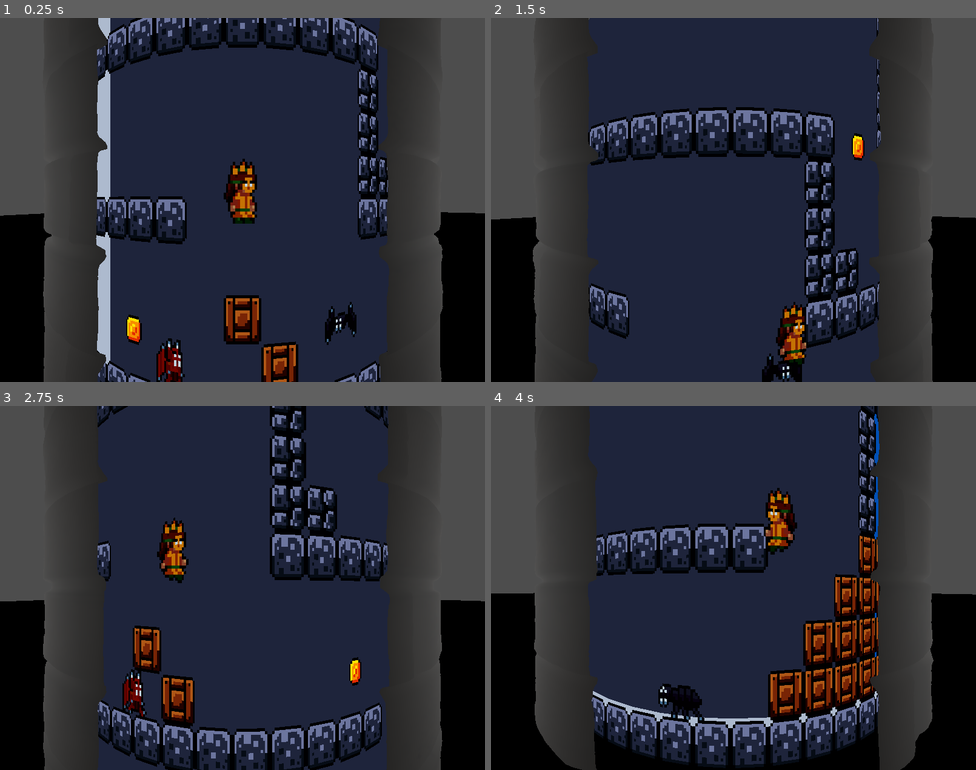
Above: before the commit, frames 1-4 (two rows, left to right).
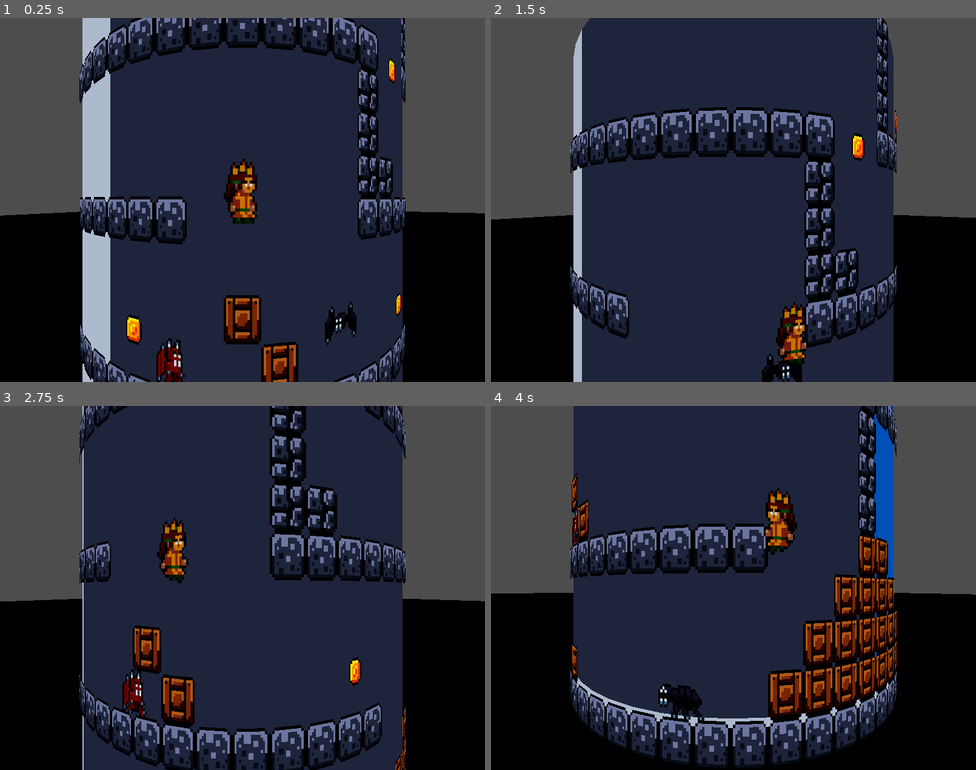
Above: after the commit, the same moments.

Repository: valentecaio/papoilas_fairy_rescue
Game: Godot game, scene res://scenes/world_3d.tscn
The game is run twice, just before and just after one commit, with the same random seed, the same clock (stepped at 60 frames per second) and the same inputs.
Inputs:
- Up to frame 1 (0.25 s): no input
- Up to frame 2 (1.5 s): hold D (move_right) 0.53-1.28 s; tap Space (jump) at 0.6, 0.77, 1.07, 1.35 s; hold A (move_left) from 1.28 s (still down)
- Up to frame 3 (2.75 s): tap Space (jump) at 1.52, 1.82, 2.1 s; release A (move_left) at 2.03 s; hold D (move_right) from 2.03 s (still down)
- Up to frame 4 (4 s): tap Space (jump) at 2.85, 3.02, 3.32, 3.6, 3.77 s; release D (move_right) at 3.53 s; hold A (move_left) from 3.53 s (still down)

The runs differ from the first frame. In frame 1, 14% of the frame differs, in the area x 8-92%, y 0-100%; in frame 2, 13%; in frame 3, 12%; in frame 4, 14%.

Commit message:
first build

Diff:
--- a/project.godot
+++ b/project.godot
@@ -13,7 +13,7 @@
 config/name="GodotWildJam73"
 run/main_scene="res://scenes/world_3d.tscn"
 config/features=PackedStringArray("4.3", "Mobile")
-config/icon="res://assets/icon.svg"
+config/icon="res://assets/icon.png"
 
 [autoload]
 
@@ -67,3 +67,4 @@
 
 textures/canvas_textures/default_texture_filter=0
 renderer/rendering_method="mobile"
+textures/vram_compression/import_etc2_astc=true
--- a/scenes/princess.tscn
+++ b/scenes/princess.tscn
@@ -1,145 +1,165 @@
-[gd_scene load_steps=43 format=3 uid="uid://cx0q67s3furhs"]
+[gd_scene load_steps=47 format=3 uid="uid://cx0q67s3furhs"]
 
 [ext_resource type="Script" path="res://scripts/princess.gd" id="1_haw0a"]
 [ext_resource type="Texture2D" uid="uid://ddftu4v1et0sq" path="res://assets/sprites/whimsy_hallow_dungeon/princess.png" id="2_2rjkl"]
 [ext_resource type="Texture2D" uid="uid://qfqapsbdu22y" path="res://assets/sprites/knight.png" id="3_7n5cy"]
 
-[sub_resource type="AtlasTexture" id="AtlasTexture_2j1mf"]
+[sub_resource type="AtlasTexture" id="AtlasTexture_12eye"]
+atlas = ExtResource("2_2rjkl")
+region = Rect2(2, 197, 62, 62)
+
+[sub_resource type="AtlasTexture" id="AtlasTexture_wssax"]
+atlas = ExtResource("2_2rjkl")
+region = Rect2(67, 197, 62, 62)
+
+[sub_resource type="AtlasTexture" id="AtlasTexture_x16l5"]
+atlas = ExtResource("2_2rjkl")
+region = Rect2(132, 197, 62, 62)
+
+[sub_resource type="AtlasTexture" id="AtlasTexture_m8msp"]
+atlas = ExtResource("2_2rjkl")
+region = Rect2(197, 197, 62, 62)
+
+[sub_resource type="AtlasTexture" id="AtlasTexture_u4mjy"]
+atlas = ExtResource("2_2rjkl")
+region = Rect2(262, 197, 62, 62)
+
+[sub_resource type="AtlasTexture" id="AtlasTexture_ckyf3"]
+atlas = ExtResource("2_2rjkl")
+region = Rect2(327, 2, 62, 62)
+
+[sub_resource type="AtlasTexture" id="AtlasTexture_03fxc"]
+atlas = ExtResource("2_2rjkl")
+region = Rect2(327, 67, 62, 62)
+
+[sub_resource type="AtlasTexture" id="AtlasTexture_pg3bc"]
+atlas = ExtResource("2_2rjkl")
+region = Rect2(327, 2, 62, 62)
+
+[sub_resource type="AtlasTexture" id="AtlasTexture_1w66v"]
+atlas = ExtResource("2_2rjkl")
+region = Rect2(2, 2, 62, 62)
+
+[sub_resource type="AtlasTexture" id="AtlasTexture_lvfcn"]
+atlas = ExtResource("2_2rjkl")
+region = Rect2(67, 2, 62, 62)
+
+[sub_resource type="AtlasTexture" id="AtlasTexture_55jkb"]
+atlas = ExtResource("2_2rjkl")
+region = Rect2(132, 2, 62, 62)
+
+[sub_resource type="AtlasTexture" id="AtlasTexture_mn54w"]
+atlas = ExtResource("2_2rjkl")
+region = Rect2(197, 2, 62, 62)
+
+[sub_resource type="AtlasTexture" id="AtlasTexture_ykapn"]
+atlas = ExtResource("2_2rjkl")
+region = Rect2(262, 2, 62, 62)
+
+[sub_resource type="AtlasTexture" id="AtlasTexture_64dx3"]
+atlas = ExtResource("3_7n5cy")
+region = Rect2(0, 0, 32, 32)
+
+[sub_resource type="AtlasTexture" id="AtlasTexture_sof0p"]
+atlas = ExtResource("3_7n5cy")
+region = Rect2(32, 0, 32, 32)
+
+[sub_resource type="AtlasTexture" id="AtlasTexture_gpfx5"]
+atlas = ExtResource("3_7n5cy")
+region = Rect2(64, 0, 32, 32)
+
+[sub_resource type="AtlasTexture" id="AtlasTexture_yhlcx"]
+atlas = ExtResource("3_7n5cy")
+region = Rect2(96, 0, 32, 32)
+
+[sub_resource type="AtlasTexture" id="AtlasTexture_pnk3w"]
+atlas = ExtResource("3_7n5cy")
+region = Rect2(64, 160, 32, 32)
+
+[sub_resource type="AtlasTexture" id="AtlasTexture_y6bcr"]
+atlas = ExtResource("3_7n5cy")
+region = Rect2(96, 160, 32, 32)
+
+[sub_resource type="AtlasTexture" id="AtlasTexture_24cxo"]
+atlas = ExtResource("3_7n5cy")
+region = Rect2(128, 160, 32, 32)
+
+[sub_resource type="AtlasTexture" id="AtlasTexture_v5l5q"]
+atlas = ExtResource("3_7n5cy")
+region = Rect2(160, 160, 32, 32)
+
+[sub_resource type="AtlasTexture" id="AtlasTexture_tpndv"]
+atlas = ExtResource("3_7n5cy")
+region = Rect2(0, 64, 32, 32)
+
+[sub_resource type="AtlasTexture" id="AtlasTexture_ntkmp"]
+atlas = ExtResource("3_7n5cy")
+region = Rect2(32, 64, 32, 32)
+
+[sub_resource type="AtlasTexture" id="AtlasTexture_xkakc"]
+atlas = ExtResource("3_7n5cy")
+region = Rect2(64, 64, 32, 32)
+
+[sub_resource type="AtlasTexture" id="AtlasTexture_i6wsm"]
+atlas = ExtResource("3_7n5cy")
+region = Rect2(96, 64, 32, 32)
+
+[sub_resource type="AtlasTexture" id="AtlasTexture_gboge"]
+atlas = ExtResource("3_7n5cy")
+region = Rect2(128, 64, 32, 32)
+
+[sub_resource type="AtlasTexture" id="AtlasTexture_wwooo"]
+atlas = ExtResource("3_7n5cy")
+region = Rect2(160, 64, 32, 32)
+
+[sub_resource type="AtlasTexture" id="AtlasTexture_spiui"]
+atlas = ExtResource("3_7n5cy")
+region = Rect2(192, 64, 32, 32)
+
+[sub_resource type="AtlasTexture" id="AtlasTexture_uf8u3"]
+atlas = ExtResource("3_7n5cy")
+region = Rect2(224, 64, 32, 32)
+
+[sub_resource type="AtlasTexture" id="AtlasTexture_1b347"]
+atlas = ExtResource("3_7n5cy")
+region = Rect2(0, 96, 32, 32)
+
+[sub_resource type="AtlasTexture" id="AtlasTexture_2nclf"]
+atlas = ExtResource("3_7n5cy")
+region = Rect2(32, 96, 32, 32)
+
+[sub_resource type="AtlasTexture" id="AtlasTexture_7lxk1"]
+atlas = ExtResource("3_7n5cy")
+region = Rect2(64, 96, 32, 32)
+
+[sub_resource type="AtlasTexture" id="AtlasTexture_glqu4"]
+atlas = ExtResource("3_7n5cy")
+region = Rect2(96, 96, 32, 32)
+
+[sub_resource type="AtlasTexture" id="AtlasTexture_hrjk8"]
+atlas = ExtResource("3_7n5cy")
+region = Rect2(128, 96, 32, 32)
+
+[sub_resource type="AtlasTexture" id="AtlasTexture_uau8l"]
+atlas = ExtResource("3_7n5cy")
+region = Rect2(160, 96, 32, 32)
+
+[sub_resource type="AtlasTexture" id="AtlasTexture_d6i0t"]
+atlas = ExtResource("3_7n5cy")
+region = Rect2(192, 96, 32, 32)
+
+[sub_resource type="AtlasTexture" id="AtlasTexture_sbm6a"]
+atlas = ExtResource("3_7n5cy")
+region = Rect2(224, 96, 32, 32)
+
+[sub_resource type="AtlasTexture" id="AtlasTexture_4r0yi"]
 atlas = ExtResource("2_2rjkl")
 region = Rect2(2, 67, 62, 62)
 
-[sub_resource type="AtlasTexture" id="AtlasTexture_8cyis"]
+[sub_resource type="AtlasTexture" id="AtlasTexture_2tg5l"]
 atlas = ExtResource("2_2rjkl")
 region = Rect2(67, 67, 62, 62)
 
-[sub_resource type="AtlasTexture" id="AtlasTexture_pg3bc"]
-atlas = ExtResource("2_2rjkl")
-region = Rect2(327, 2, 62, 62)
-
-[sub_resource type="AtlasTexture" id="AtlasTexture_1w66v"]
-atlas = ExtResource("2_2rjkl")
-region = Rect2(2, 2, 62, 62)
-
-[sub_resource type="AtlasTexture" id="AtlasTexture_lvfcn"]
-atlas = ExtResource("2_2rjkl")
-region = Rect2(67, 2, 62, 62)
-
-[sub_resource type="AtlasTexture" id="AtlasTexture_55jkb"]
-atlas = ExtResource("2_2rjkl")
-region = Rect2(132, 2, 62, 62)
-
-[sub_resource type="AtlasTexture" id="AtlasTexture_mn54w"]
-atlas = ExtResource("2_2rjkl")
-region = Rect2(197, 2, 62, 62)
-
-[sub_resource type="AtlasTexture" id="AtlasTexture_ykapn"]
-atlas = ExtResource("2_2rjkl")
-region = Rect2(262, 2, 62, 62)
-
-[sub_resource type="AtlasTexture" id="AtlasTexture_64dx3"]
-atlas = ExtResource("3_7n5cy")
-region = Rect2(0, 0, 32, 32)
-
-[sub_resource type="AtlasTexture" id="AtlasTexture_sof0p"]
-atlas = ExtResource("3_7n5cy")
-region = Rect2(32, 0, 32, 32)
-
-[sub_resource type="AtlasTexture" id="AtlasTexture_gpfx5"]
-atlas = ExtResource("3_7n5cy")
-region = Rect2(64, 0, 32, 32)
-
-[sub_resource type="AtlasTexture" id="AtlasTexture_yhlcx"]
-atlas = ExtResource("3_7n5cy")
-region = Rect2(96, 0, 32, 32)
-
-[sub_resource type="AtlasTexture" id="AtlasTexture_pnk3w"]
-atlas = ExtResource("3_7n5cy")
-region = Rect2(64, 160, 32, 32)
-
-[sub_resource type="AtlasTexture" id="AtlasTexture_y6bcr"]
-atlas = ExtResource("3_7n5cy")
-region = Rect2(96, 160, 32, 32)
-
-[sub_resource type="AtlasTexture" id="AtlasTexture_24cxo"]
-atlas = ExtResource("3_7n5cy")
-region = Rect2(128, 160, 32, 32)
-
-[sub_resource type="AtlasTexture" id="AtlasTexture_v5l5q"]
-atlas = ExtResource("3_7n5cy")
-region = Rect2(160, 160, 32, 32)
-
-[sub_resource type="AtlasTexture" id="AtlasTexture_tpndv"]
-atlas = ExtResource("3_7n5cy")
-region = Rect2(0, 64, 32, 32)
-
-[sub_resource type="AtlasTexture" id="AtlasTexture_ntkmp"]
-atlas = ExtResource("3_7n5cy")
-region = Rect2(32, 64, 32, 32)
-
-[sub_resource type="AtlasTexture" id="AtlasTexture_xkakc"]
-atlas = ExtResource("3_7n5cy")
-region = Rect2(64, 64, 32, 32)
-
-[sub_resource type="AtlasTexture" id="AtlasTexture_i6wsm"]
-atlas = ExtResource("3_7n5cy")
-region = Rect2(96, 64, 32, 32)
-
-[sub_resource type="AtlasTexture" id="AtlasTexture_gboge"]
-atlas = ExtResource("3_7n5cy")
-region = Rect2(128, 64, 32, 32)
-
-[sub_resource type="AtlasTexture" id="AtlasTexture_wwooo"]
-atlas = ExtResource("3_7n5cy")
-region = Rect2(160, 64, 32, 32)
-
-[sub_resource type="AtlasTexture" id="AtlasTexture_spiui"]
-atlas = ExtResource("3_7n5cy")
-region = Rect2(192, 64, 32, 32)
-
-[sub_resource type="AtlasTexture" id="AtlasTexture_uf8u3"]
-atlas = ExtResource("3_7n5cy")
-region = Rect2(224, 64, 32, 32)
-
-[sub_resource type="AtlasTexture" id="AtlasTexture_1b347"]
-atlas = ExtResource("3_7n5cy")
-region = Rect2(0, 96, 32, 32)
-
-[sub_resource type="AtlasTexture" id="AtlasTexture_2nclf"]
-atlas = ExtResource("3_7n5cy")
-region = Rect2(32, 96, 32, 32)
-
-[sub_resource type="AtlasTexture" id="AtlasTexture_7lxk1"]
-atlas = ExtResource("3_7n5cy")
-region = Rect2(64, 96, 32, 32)
-
-[sub_resource type="AtlasTexture" id="AtlasTexture_glqu4"]
-atlas = ExtResource("3_7n5cy")
-region = Rect2(96, 96, 32, 32)
-
-[sub_resource type="AtlasTexture" id="AtlasTexture_hrjk8"]
-atlas = ExtResource("3_7n5cy")
-region = Rect2(128, 96, 32, 32)
-
-[sub_resource type="AtlasTexture" id="AtlasTexture_uau8l"]
-atlas = ExtResource("3_7n5cy")
-region = Rect2(160, 96, 32, 32)
-
-[sub_resource type="AtlasTexture" id="AtlasTexture_d6i0t"]
-atlas = ExtResource("3_7n5cy")
-region = Rect2(192, 96, 32, 32)
-
-[sub_resource type="AtlasTexture" id="AtlasTexture_sbm6a"]
-atlas = ExtResource("3_7n5cy")
-region = Rect2(224, 96, 32, 32)
-
-[sub_resource type="AtlasTexture" id="AtlasTexture_4r0yi"]
-atlas = ExtResource("2_2rjkl")
-region = Rect2(2, 67, 62, 62)
-
-[sub_resource type="AtlasTexture" id="AtlasTexture_2tg5l"]
-atlas = ExtResource("2_2rjkl")
-region = Rect2(67, 67, 62, 62)
-
 [sub_resource type="AtlasTexture" id="AtlasTexture_mlqy0"]
 atlas = ExtResource("2_2rjkl")
 region = Rect2(132, 67, 62, 62)
@@ -147,23 +167,39 @@
 [sub_resource type="AtlasTexture" id="AtlasTexture_deyum"]
 atlas = ExtResource("2_2rjkl")
 region = Rect2(197, 67, 62, 62)
-
-[sub_resource type="AtlasTexture" id="AtlasTexture_03fxc"]
-atlas = ExtResource("2_2rjkl")
-region = Rect2(327, 67, 62, 62)
 
 [sub_resource type="SpriteFrames" id="SpriteFrames_ipo77"]
 animations = [{
 "frames": [{
 "duration": 1.0,
-"texture": SubResource("AtlasTexture_2j1mf")
-}, {
-"duration": 1.0,
-"texture": SubResource("AtlasTexture_8cyis")
+"texture": SubResource("AtlasTexture_12eye")
+}, {
+"duration": 1.0,
+"texture": SubResource("AtlasTexture_wssax")
+}, {
+"duration": 1.0,
+"texture": SubResource("AtlasTexture_x16l5")
+}, {
+"duration": 1.0,
+"texture": SubResource("AtlasTexture_m8msp")
+}, {
+"duration": 1.0,
+"texture": SubResource("AtlasTexture_u4mjy")
+}],
+"loop": false,
+"name": &"death",
+"speed": 5.0
+}, {
+"frames": [{
+"duration": 1.0,
+"texture": SubResource("AtlasTexture_ckyf3")
+}, {
+"duration": 1.0,
+"texture": SubResource("AtlasTexture_03fxc")
 }],
 "loop": true,
 "name": &"idle",
-"speed": 4.0
+"speed": 2.0
 }, {
 "frames": [{
 "duration": 1.0,
@@ -276,6 +312,9 @@
 "speed": 10.0
 }, {
 "frames": [{
+"duration": 1.0,
+"texture": SubResource("AtlasTexture_ckyf3")
+}, {
 "duration": 1.0,
 "texture": SubResource("AtlasTexture_4r0yi")
 }, {
@@ -308,7 +347,7 @@
 [node name="AnimatedSprite2D" type="AnimatedSprite2D" parent="."]
 position = Vector2(0, -12)
 sprite_frames = SubResource("SpriteFrames_ipo77")
-animation = &"jump"
+animation = &"death"
 autoplay = "jump"
 
 [node name="CollisionShape2D" type="CollisionShape2D" parent="."]
--- a/scenes/world_3d.tscn
+++ b/scenes/world_3d.tscn
@@ -111,6 +111,7 @@
 
 [node name="Balcony" type="MeshInstance3D" parent="Tower"]
 transform = Transform3D(1, 0, 0, 0, 1, 0, 0, 0, 1, 0.000597239, 39.2151, -28.0097)
+visible = false
 mesh = SubResource("BoxMesh_1daek")
 
 [node name="Base2" type="MeshInstance3D" parent="Tower"]
@@ -125,6 +126,7 @@
 
 [node name="Wall" type="MeshInstance3D" parent="Tower"]
 transform = Transform3D(1, 0, 0, 0, 1, 0, 0, 0, 1, 0, 25, 0)
+visible = false
 mesh = SubResource("CylinderMesh_wx5pc")
 
 [node name="Stage2DSubViewport" type="SubViewport" parent="Tower"]
@@ -138,5 +140,6 @@
 
 [node name="Roof" type="MeshInstance3D" parent="Tower"]
 transform = Transform3D(0.999973, 0.00481498, -0.00559637, -0.00479705, 0.999983, 0.00321236, 0.00561175, -0.00318543, 0.999979, 0, 8.58776, 0)
+visible = false
 mesh = SubResource("CylinderMesh_kwur7")
 skeleton = NodePath("../..")
--- a/scripts/enemies/killzone.gd
+++ b/scripts/enemies/killzone.gd
@@ -3,6 +3,7 @@
 @onready var timer = $Timer
 
 func _on_body_entered(body):
+    body.get_node("AnimatedSprite2D").play("death")
     body.get_node("CollisionShape2D").queue_free()
     body.get_node("CollisionShape2D2").queue_free()
     Engine.time_scale = 0.5
--- a/scripts/global.gd
+++ b/scripts/global.gd
@@ -4,3 +4,6 @@
 
 # used by enemies to track player
 var player_position
+
+# used to wrap player and enemies around the screen
+var stage_w := 1024
--- a/scripts/princess.gd
+++ b/scripts/princess.gd
@@ -48,7 +48,7 @@
     move_and_slide()
     Global.player_position = position
 
-    var stage_w = 1024
+    var stage_w = Global.stage_w
     var threshold = 10 + stage_w/2.0
     if (position.x > threshold):
         position.x -= stage_w
Binary file added: assets/icon.png
Not shown, added: assets/icon.png.import
Not shown, changed: assets/shaders/seaworn_sandstone_brick_diff_1k.jpg.import
Not shown, changed: assets/shaders/seaworn_sandstone_brick_disp_1k.png.import
Binary file changed: assets/sprites/whimsy_hallow_dungeon/princess.png
Not shown, added: export_presets.cfg
Not shown, added: build/kill.me
